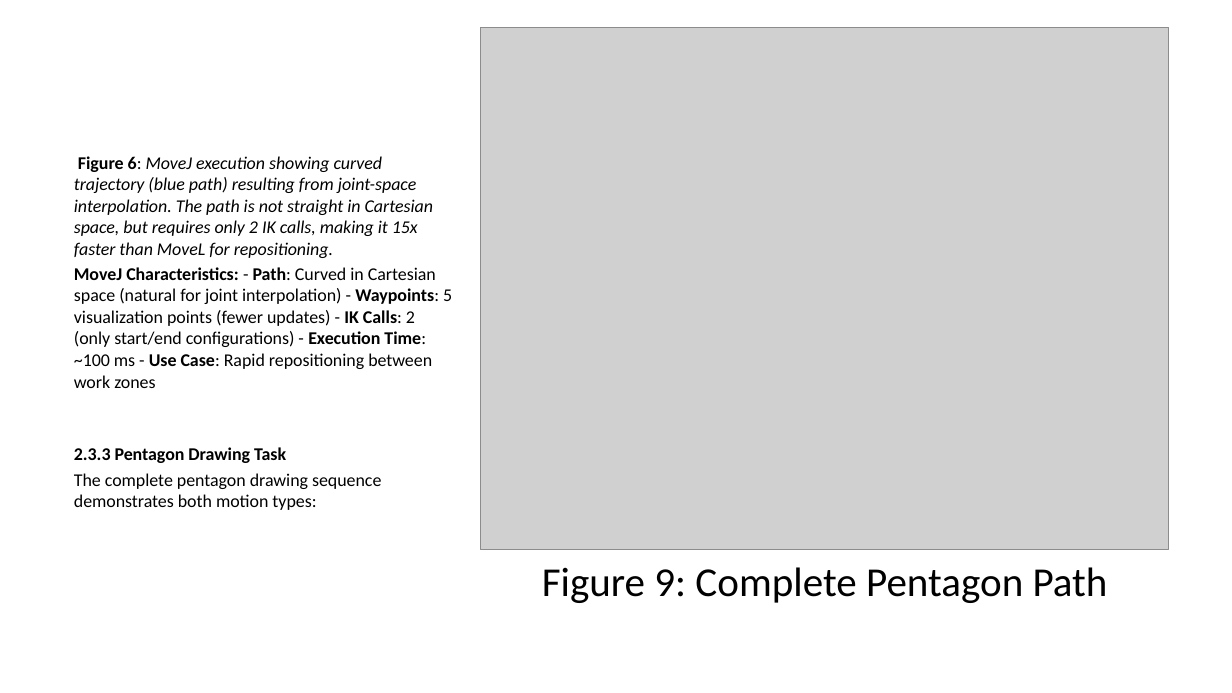
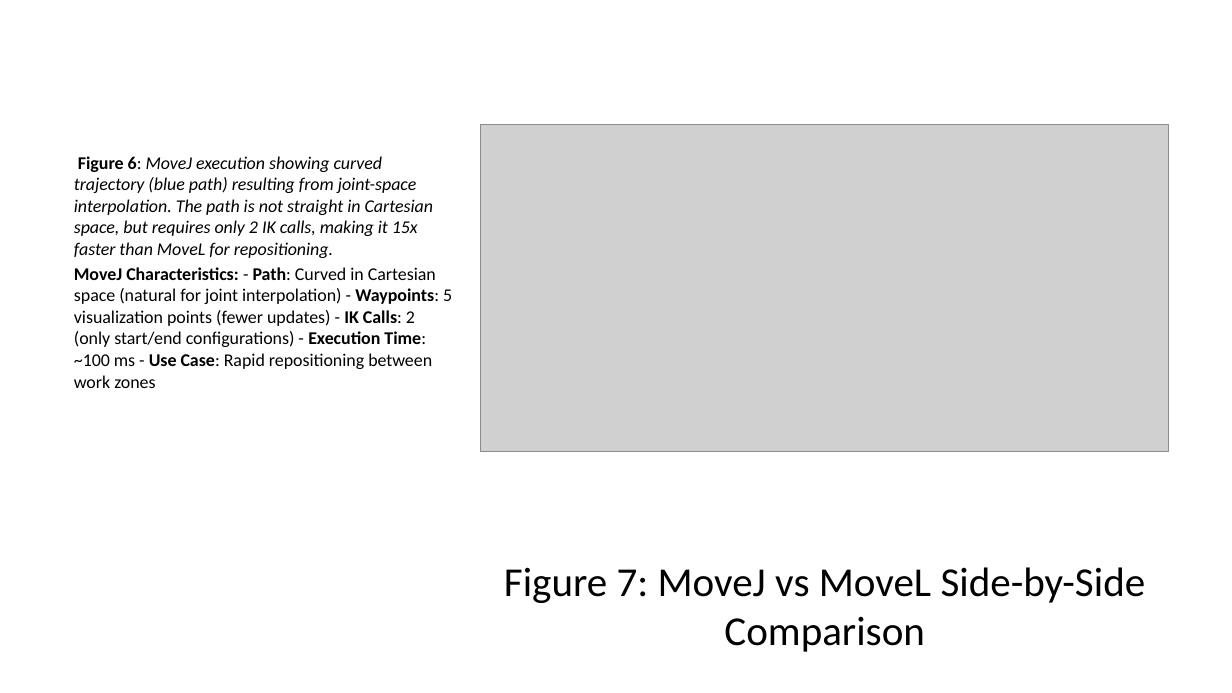
Before and after one commit to abhi-mdu/RMB600_mini_project, a slide deck: slide 13 of FINAL_PRESENTATION.pptx (slide 12 before the commit). Drawn at 1232x693 pixels with LibreOffice and Linux fonts; fonts in the diff are those of the drawing; grey boxes stand for pictures. Boxes give left, top, right and bottom in pixels: in the first picture for what was removed or moved away, otherwise in the second. Text is boxed around its words. In the diff, an @@ line names an element or a change of style, - is before the commit and + after.

Commit message:
Update report to v2.0 with complete 10-figure set - added fig2 (quaternion visualization) and fig7 (MoveJ vs MoveL comparison)

```diff
--- a/FINAL_PRESENTATION.pptx
+++ b/FINAL_PRESENTATION.pptx
@@ picture: place and size @@
-picture at (480,27,1168,549)
+picture at (480,124,1168,451)
@@ text at (74,447,381,510): paragraphs removed @@
-2.3.3 Pentagon Drawing Task
-The complete pentagon drawing sequence demonstrates both motion types:
@@ text at (504,567,1146,652): text changed @@
-Figure 9: Complete Pentagon Path
+Figure 7: MoveJ vs MoveL Side-by-Side Comparison
```
Also in this commit, not shown: 8 other slides changed, 2 slides added, 27 other files.
